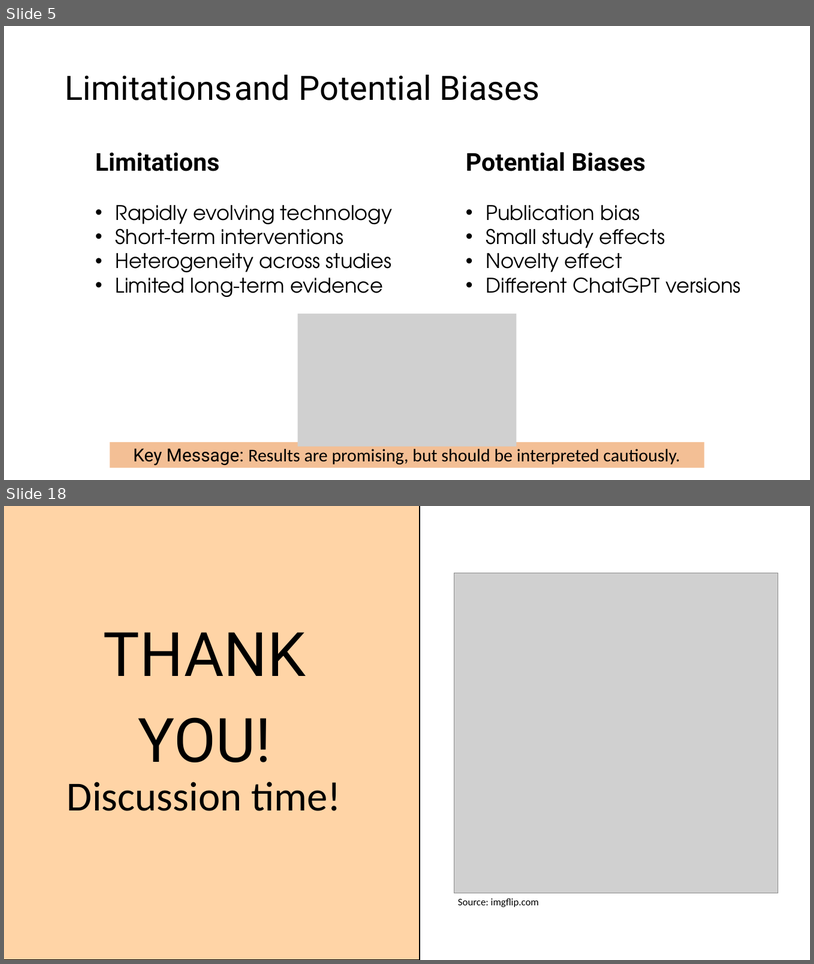
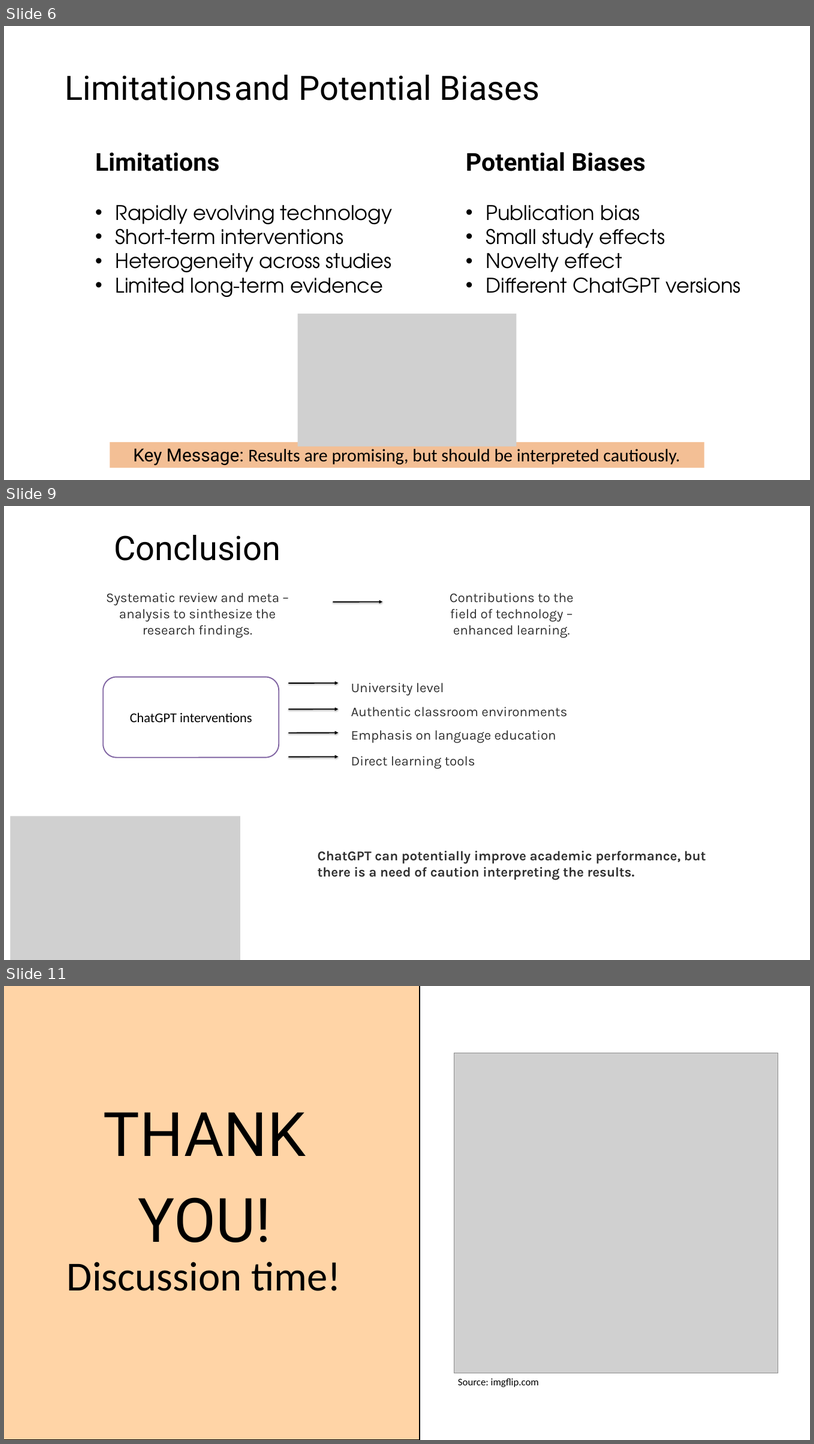
Before and after one commit to tinasophie15/tcpp_project_chatgpt_learning, a slide deck: Presentation.pptx. Shown one above the other, each under a label of ours: slides 5 and 18 before the commit, slides 6, 9 and 11 after it; the slides between them are not shown. The pictures are 814x964 and 814x1444 pixels, drawn with LibreOffice and Linux fonts; fonts in the diff are those of the drawing; grey boxes stand for pictures. Boxes give left, top, right and bottom in pixels: in the first picture for what was removed or moved away, otherwise in the second. Text is boxed around its words. In the diff, an @@ line names an element or a change of style, - is before the commit and + after.

```diff
--- a/Presentation.pptx
+++ b/Presentation.pptx
@@ slide 9 added at [4, 506, 810, 960], background #FFFFFF @@
@@ text added at [114, 535, 281, 561], 60 pt, text #000000 @@
+Conclusion
@@ text added at [106, 592, 279, 638], 24 pt, text #303030 @@
+Systematic review and meta – analysis to sinthesize the research findings.
@@ text added at [450, 592, 573, 638], 24 pt, text #303030 @@
+Contributions to the field of technology – enhanced learning.
@@ arrow added from (333, 602) to (383, 601), #000000 2 pt @@
@@ rounded rectangle added at [103, 677, 279, 757], fill #FFFFFF, outline #8064A2 2 pt, 24 pt, text #000000 @@
+ChatGPT interventions
@@ arrow added from (288, 683) to (338, 683), #000000 2 pt @@
@@ text added at [351, 682, 444, 696], 24 pt, text #303030 @@
+University level
@@ arrow added from (288, 709) to (338, 709), #000000 2 pt @@
@@ text added at [351, 706, 567, 717], 24 pt, text #303030 @@
+Authentic classroom environments
@@ arrow added from (288, 733) to (338, 733), #000000 2 pt @@
@@ text added at [351, 730, 557, 743], 24 pt, text #303030 @@
+Emphasis on language education
@@ arrow added from (288, 757) to (338, 756), #000000 2 pt @@
@@ text added at [351, 756, 476, 769], 24 pt, text #303030 @@
+Direct learning tools
@@ picture added at [10, 816, 240, 960] @@
@@ text added at [318, 850, 707, 880], 24 pt, text #303030, bold @@
+ChatGPT can potentially improve academic performance, but there is a need of caution interpreting the results.
@@ what was slide 5 is now slide 6 @@
@@ what was slide 18 is now slide 11 @@
```
Also in this commit, not shown: 3 other slides added, 1 other file.
